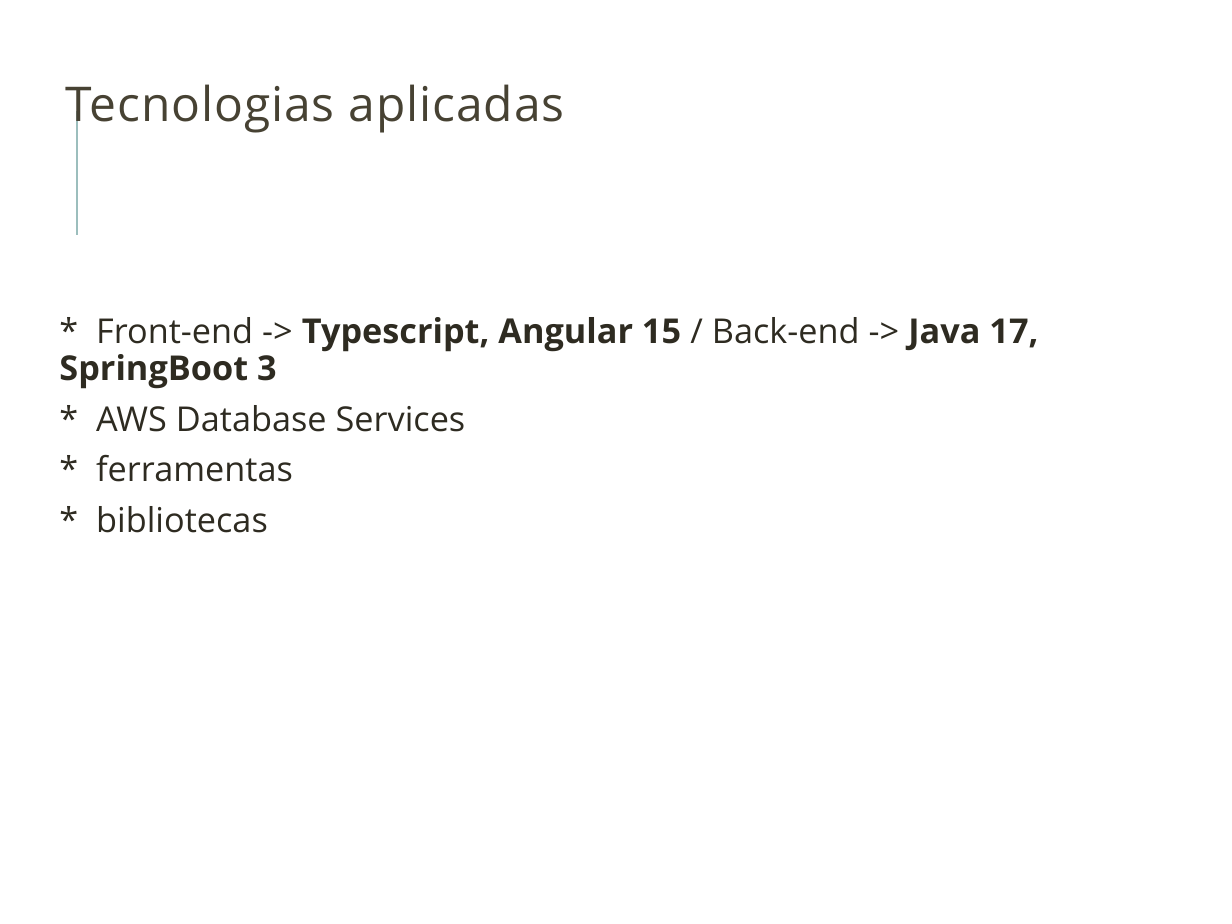
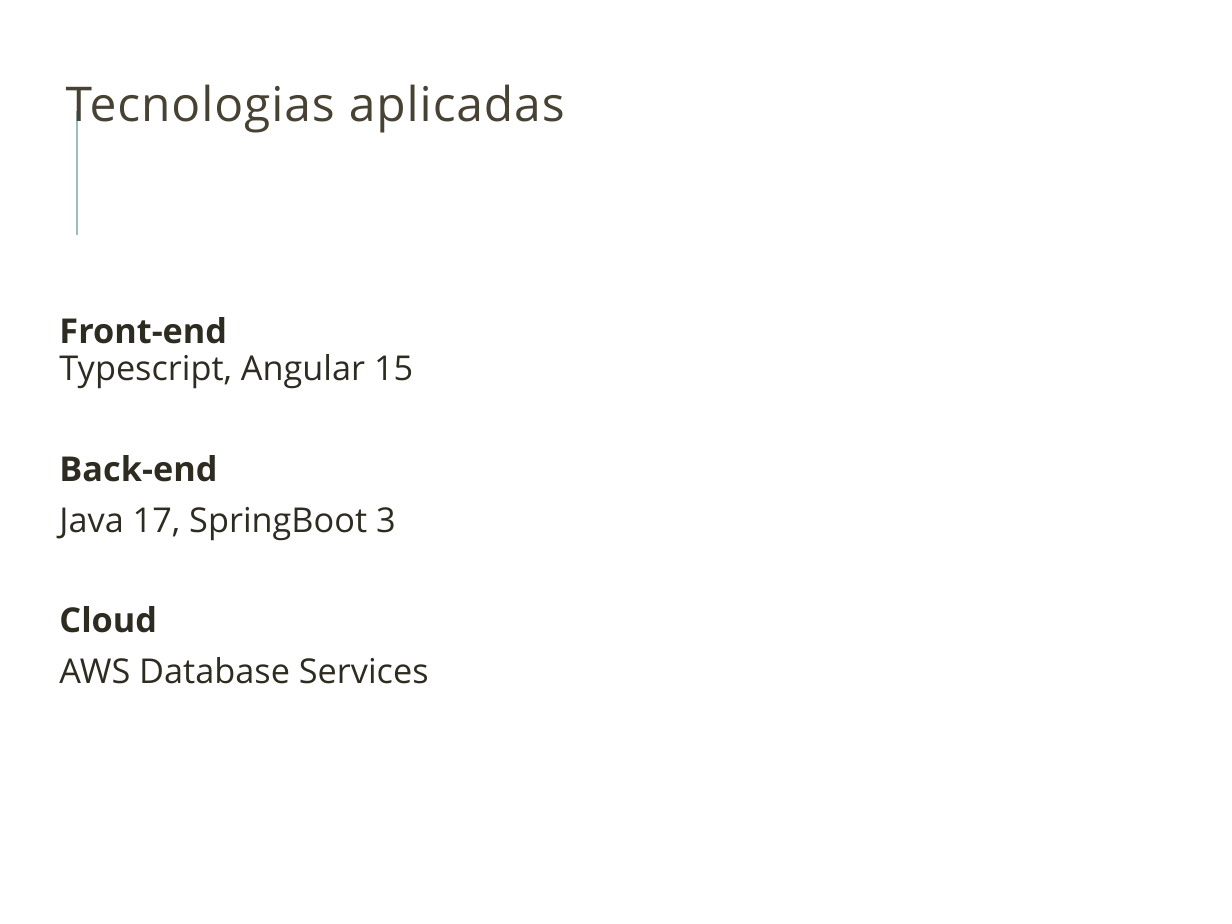
Before and after one commit to erik-tomelin/arborizacao_social, a slide deck: slide 14 of Template_defesa_tema.pptx (slide 11 before the commit). Drawn at 1232x924 pixels with LibreOffice and Linux fonts; fonts in the diff are those of the drawing; background and template pictures are left out. Boxes give left, top, right and bottom in pixels: in the first picture for what was removed or moved away, otherwise in the second. Text is boxed around its words. In the diff, an @@ line names an element or a change of style, - is before the commit and + after.

```diff
--- a/Template_defesa_tema.pptx
+++ b/Template_defesa_tema.pptx
@@ text at (59,317,429,684): text changed @@
-* Front-end -> Typescript, Angular 15 / Back-end -> Java 17, SpringBoot 3
-* AWS Database Services
-* ferramentas
-* bibliotecas
+Front-end
+Typescript, Angular 15
+Back-end
+Java 17, SpringBoot 3
+Cloud
+AWS Database Services
```
Also in this commit, not shown: 4 other slides changed, 6 slides added, 1 slide removed.
